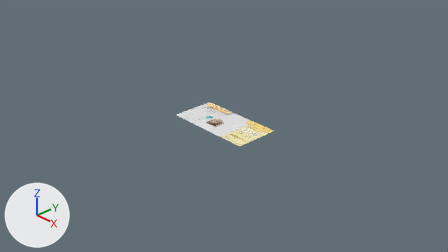
The Blender file _blend/protagonist.blend, before and after one commit.
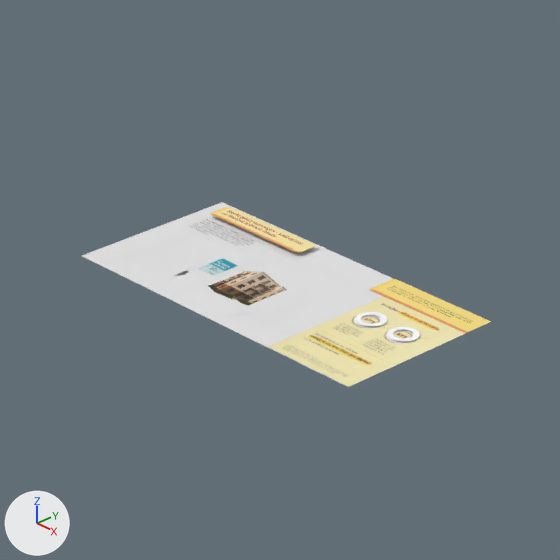
Old and new are each drawn from the file's camera 'Camera' and again close up on the part from 35% to 65% of the width and 21% to 75% of the height. The axes (+X, +Y, +Z) are drawn at lower left. The lights are the same throughout.

The first close-up shows 'Curve.001', 'Curve.004', 'Haus', 'Info', 'Litfassaule', 'Paper', 'Protagonist', 'Shop', 'ergo-firstpage_Background', 'header-links', 'header-rechts', 'text'.
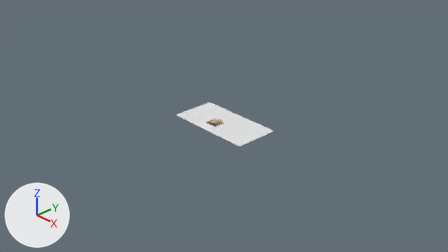
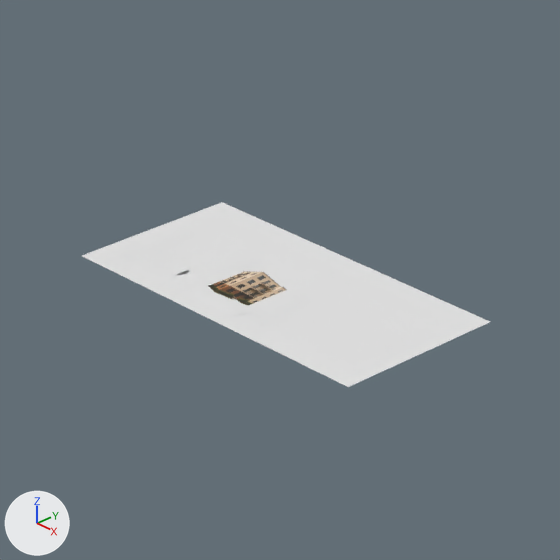
Boxes [x1, y1, x2, y2] around the edits, measured in the close-ups (560 x 560 px):
'Info', moved, turned, rescaled (not visible afterwards)
    before: [269, 297, 466, 387]
'header-rechts', moved, turned, rescaled (not visible afterwards)
    before: [369, 279, 491, 333]
'header-links', moved, turned, rescaled (not visible afterwards)
    before: [210, 207, 317, 252]
'Paper', moved, rescaled (not visible afterwards)
    before: [198, 259, 237, 275]
'Curve.004', moved, turned, rescaled (not visible afterwards)
    before: [387, 327, 420, 342]
'Curve.001', moved, turned, rescaled (not visible afterwards)
    before: [355, 312, 387, 326]
'text', moved, turned, rescaled (not visible afterwards)
    before: [192, 220, 254, 245]

The change, as a diff of the scene's bpy script:
```diff
--- a/_blend/protagonist.blend.py
+++ b/_blend/protagonist.blend.py
@@ me_curve_281 @@
 me_curve_281.from_pydata(...)  # 4 vertices, 2 faces; spans x -0.0003..0.0944, y -0.0805..0.0646, z 0.0
 # used by ob_info; location = (0.372, -0.013, 0.001); scale = (5.08, 5.08, 5.08)
+# me_curve_281 part 1: the whole mesh is moved by (0.0004, 0.0062, 0.0315)
 me_curve_281.materials.append(mat_infomat)
@@ ob_text @@
 ob_text = bpy.data.objects.new('text', me_plane)
-ob_text.location = (-0.582, 0.188, 0.001)
-ob_text.scale = (0.176, 0.0605, 0.111)
+ob_text.location = (-0.582, -0.427, 0.613)
+ob_text.rotation_euler = (1.571, 0.0, 0.0)  # degrees (90, 0, 0)
+ob_text.scale = (0.0, 0.0, 0.0)
@@ ob_paper @@
 ob_paper = bpy.data.objects.new('Paper', me_curve_032)
-ob_paper.location = (-0.345, -0.0639, 0.00146)
-ob_paper.scale = (1.61, 1.61, 1.61)
+ob_paper.location = (-0.345, -0.0751, 0.184)
+ob_paper.scale = (0.0, 0.0, 0.0)
@@ ob_header_links @@
 ob_header_links = bpy.data.objects.new('header-links', me_curve_033)
-ob_header_links.location = (-0.759, 0.265, 0.022)
-ob_header_links.scale = (4.94, 4.94, 4.94)
+ob_header_links.location = (-0.76, -0.446, 0.689)
+ob_header_links.rotation_euler = (1.571, 0.0, 0.0)  # degrees (90, 0, 0)
+ob_header_links.scale = (0.0, 0.0, 0.0)
@@ ob_header_rechts @@
 ob_header_rechts = bpy.data.objects.new('header-rechts', me_curve_087)
-ob_header_rechts.location = (0.278, 0.265, 0.002)
-ob_header_rechts.scale = (5.12, 5.12, 5.12)
+ob_header_rechts.location = (0.277, -0.427, 0.689)
+ob_header_rechts.rotation_euler = (1.571, 0.0, 0.0)  # degrees (90, 0, 0)
+ob_header_rechts.scale = (0.0, 0.0, 0.0)
@@ ob_info @@
 ob_info = bpy.data.objects.new('Info', me_curve_281)
-ob_info.location = (0.372, -0.013, 0.001)
-ob_info.scale = (5.08, 5.08, 5.08)
+ob_info.location = (0.856, -0.266, 0.379)
+ob_info.rotation_euler = (1.571, 0.0, 0.0)  # degrees (90, 0, 0)
+ob_info.scale = (0.0, 0.0, 0.0)
@@ ob_curve_001 @@
 ob_curve_001 = bpy.data.objects.new('Curve.001', me_curve_843)
+ob_curve_001.parent = ob_info
+ob_curve_001.matrix_parent_inverse = Matrix(((0.197, 0.0, 0.0, -0.0729), (0.0, 0.0, 0.197, -0.0747), (0.0, -0.197, 0.0, -0.0523), (0.0, 0.0, 0.0, 1.0)))
 ob_curve_001.location = (0.427, -0.0055, 0.00808)
@@ ob_curve_004 @@
 ob_curve_004 = bpy.data.objects.new('Curve.004', me_curve_010)
+ob_curve_004.parent = ob_info
+ob_curve_004.matrix_parent_inverse = Matrix(((0.197, 0.0, 0.0, -0.0729), (0.0, 0.0, 0.197, -0.0747), (0.0, -0.197, 0.0, -0.0523), (0.0, 0.0, 0.0, 1.0)))
 ob_curve_004.location = (0.618, -0.0055, 0.00808)
```
